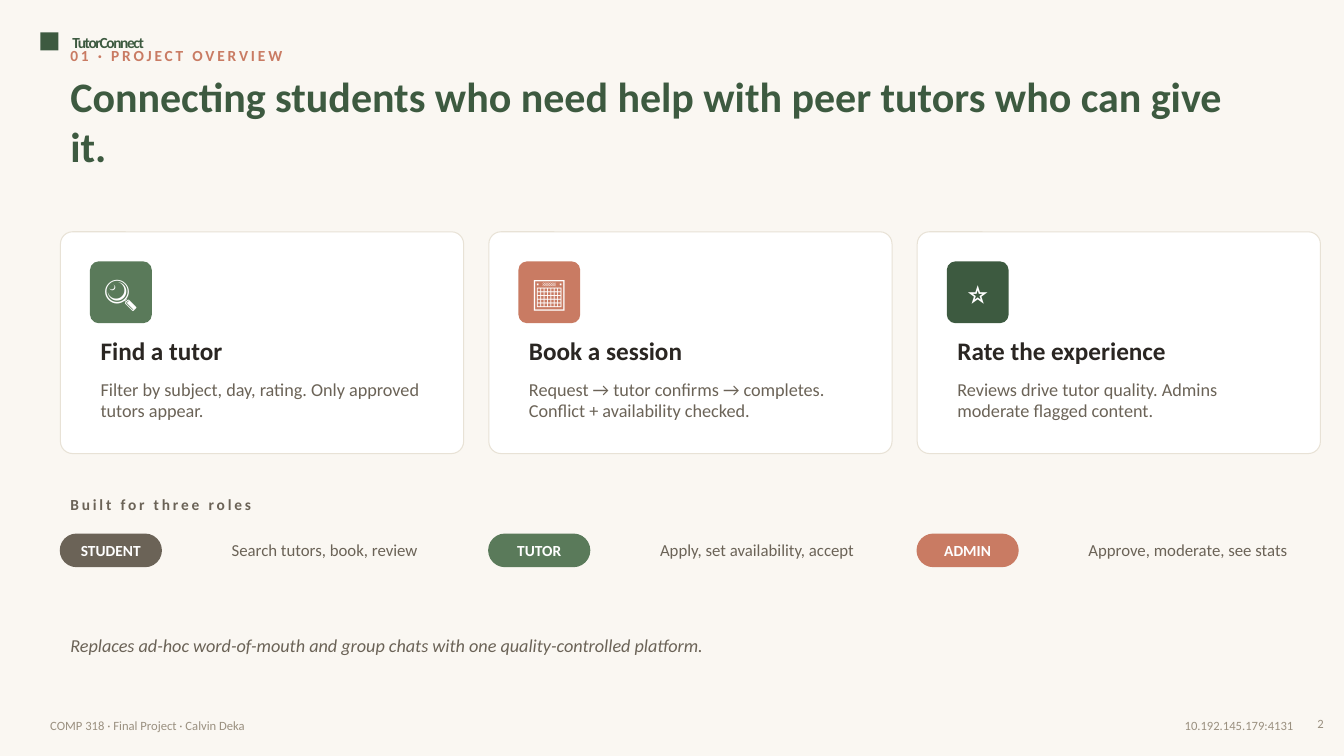
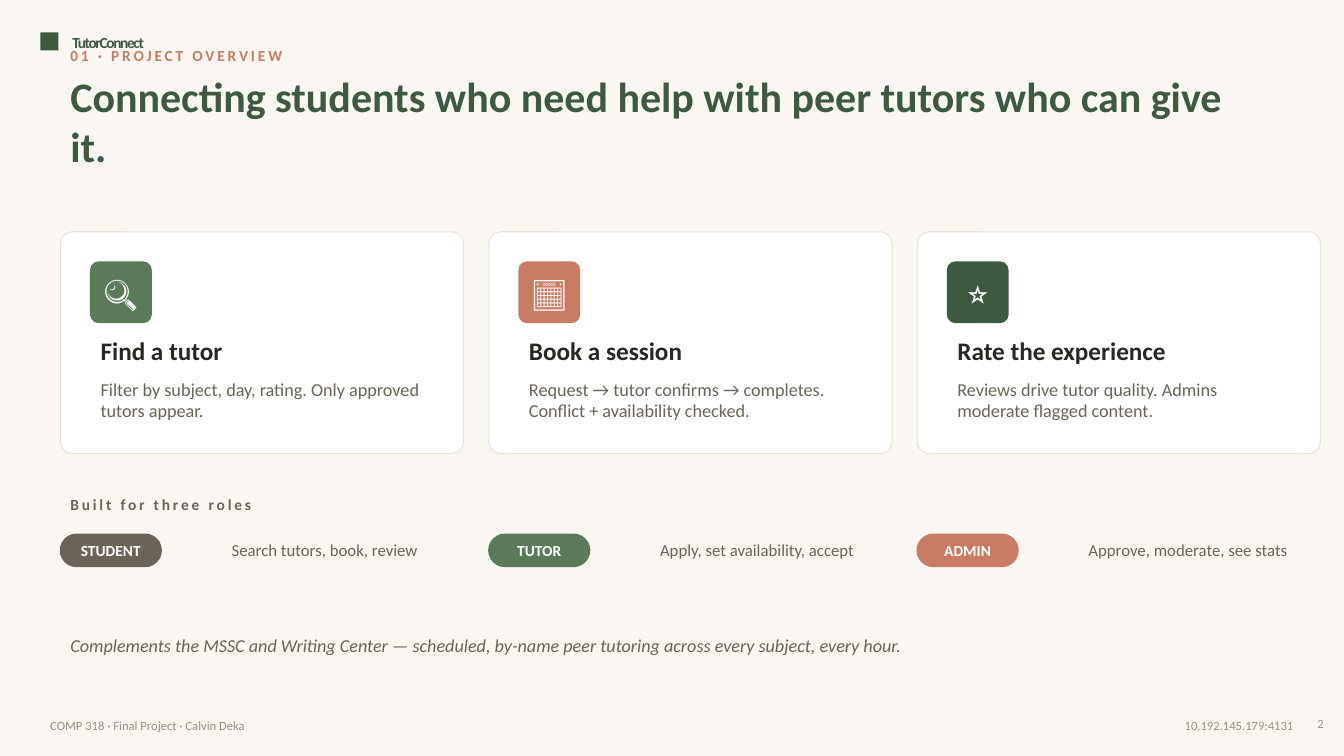
Before and after one commit to calvindeka/TutorConnect, a slide deck: slide 2 of TutorConnect_Presentation.pptx. Drawn at 1344x756 pixels with LibreOffice and Linux fonts; fonts in the diff are those of the drawing. Boxes give left, top, right and bottom in pixels: in the first picture for what was removed or moved away, otherwise in the second. Text is boxed around its words. In the diff, an @@ line names an element or a change of style, - is before the commit and + after.

```diff
--- a/TutorConnect_Presentation.pptx
+++ b/TutorConnect_Presentation.pptx
@@ text at <box>70,639,900,655</box>: text changed @@
-Replaces ad-hoc word-of-mouth and group chats with one quality-controlled platform.
+Complements the MSSC and Writing Center — scheduled, by-name peer tutoring across every subject, every hour.
```
Also in this commit, not shown: 5 other files.
